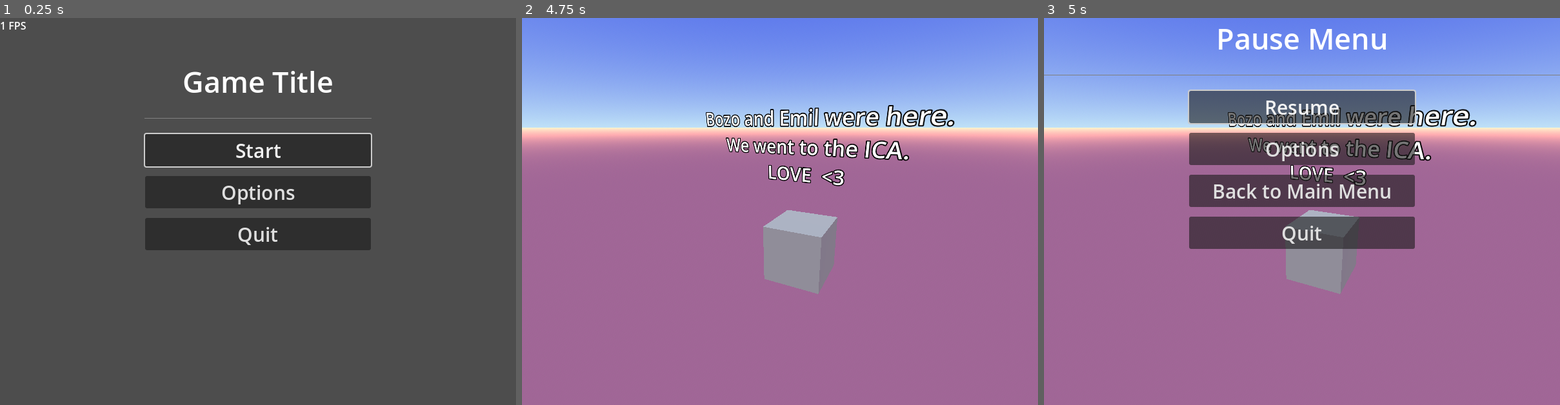
Above: before the commit, frames 1-3 (left to right).
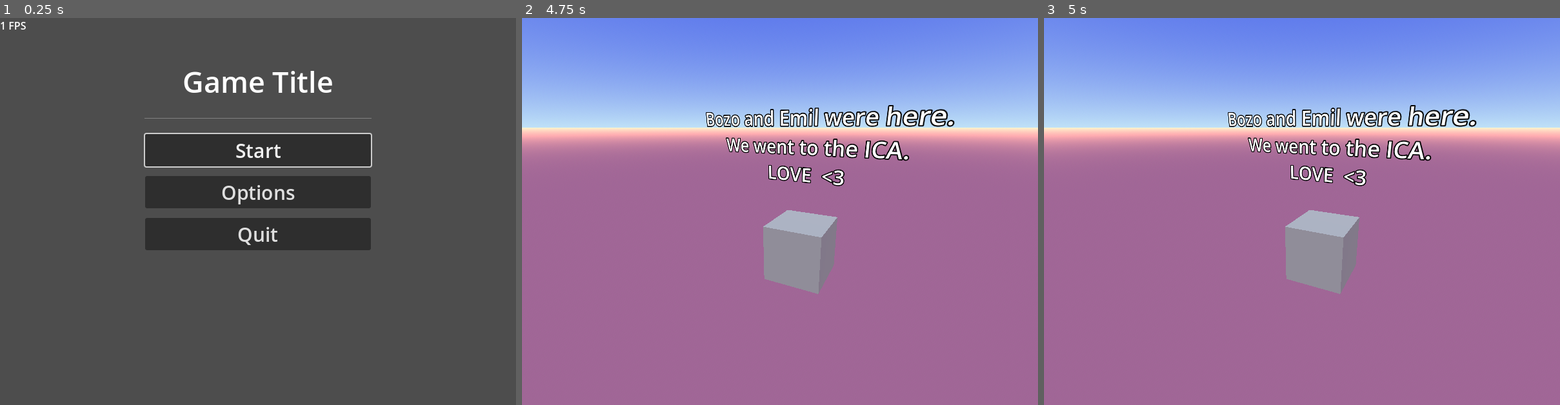
Above: after the commit, the same moments.

Repository: SavoVuksan/EasyMenus
Game: Godot game, scene res://Scenes/main_menu.tscn
The game is run twice, just before and just after one commit, with the same random seed, the same clock (stepped at 60 frames per second) and the same inputs.
Inputs:
- Up to frame 1 (0.25 s): no input
- Up to frame 2 (4.75 s): click "Start" at 0.5 s; tap Enter at 1.25, 2.75, 4.25 s; tap Space at 2, 3.5 s
- Up to frame 3 (5 s): tap Escape at 4.9 s

Frames 1-2 are identical in both runs. In frame 3, 15% of the frame differs, in the area x 0-100%, y 2-60%.

Commit message:
Removed test code and objects

Diff:
--- a/Scenes/main_menu.tscn
+++ b/Scenes/main_menu.tscn
@@ -2,7 +2,20 @@
 
 [ext_resource type="Script" path="res://Scripts/main_menu_controller.gd" id="1_00qpk"]
 [ext_resource type="PackedScene" uid="uid://ifbncut80b7x" path="res://Scenes/options_menu.tscn" id="2_5k7rh"]
-[ext_resource type="Script" path="res://Scripts/FPS.gd" id="3_6j1pc"]
+
+[sub_resource type="GDScript" id="GDScript_d3yrm"]
+script/source = "extends Label
+
+
+# Called when the node enters the scene tree for the first time.
+func _ready():
+	pass # Replace with function body.
+
+
+# Called every frame. 'delta' is the elapsed time since the previous frame.
+func _process(delta):
+	text = str(Engine.get_frames_per_second(),\" FPS\")
+"
 
 [node name="MainMenu" type="Control"]
 layout_mode = 3
@@ -87,7 +100,7 @@
 offset_right = 40.0
 offset_bottom = 23.0
 text = "60 FPS"
-script = ExtResource("3_6j1pc")
+script = SubResource("GDScript_d3yrm")
 
 [connection signal="pressed" from="Content/StartGameButton" to="." method="load_3d_scene"]
 [connection signal="pressed" from="Content/OptionsButton" to="." method="open_options"]
--- a/Scripts/FPS.gd
+++ /dev/null
@@ -1,11 +0,0 @@
-extends Label
-
-
-# Called when the node enters the scene tree for the first time.
-func _ready():
-	pass # Replace with function body.
-
-
-# Called every frame. 'delta' is the elapsed time since the previous frame.
-func _process(delta):
-	text = str(Engine.get_frames_per_second()," FPS")
--- a/Scripts/pause_menu_controller.gd
+++ b/Scripts/pause_menu_controller.gd
@@ -25,16 +25,6 @@
 	hide()
 	emit_signal("resume")
 
-# Just to test Pause Menu Remove when not needed anymore
-func _input(event):
-	if event is InputEventKey and event.pressed:
-		if event.keycode == KEY_ESCAPE:
-			if !visible:
-				open_pause_menu()
-			else:
-				close_pause_menu()
-
-
 func _on_resume_game_button_pressed():
 	close_pause_menu()
 
Not shown: 1 places in Scenes/test_3d_scene.tscn that only renumber resources
